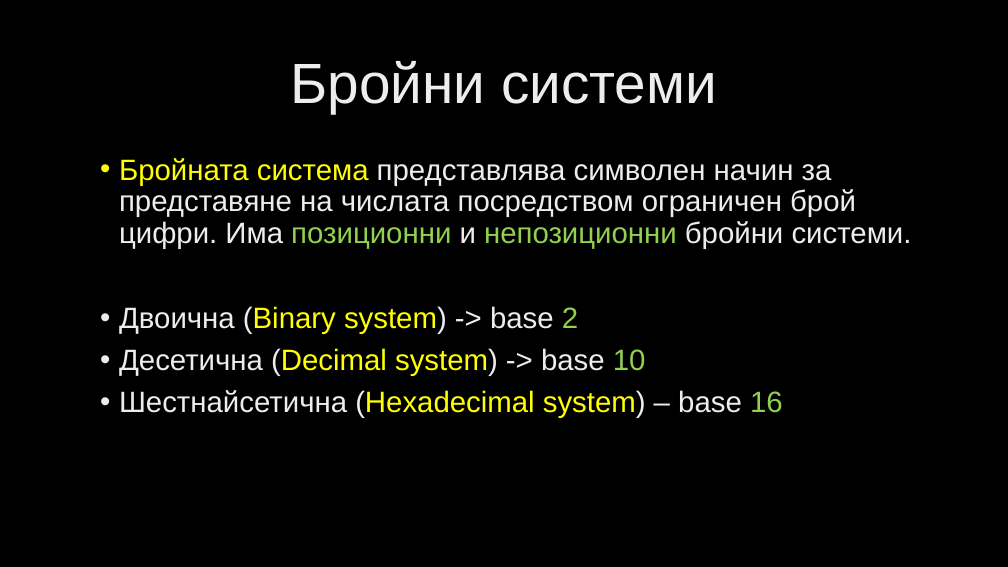
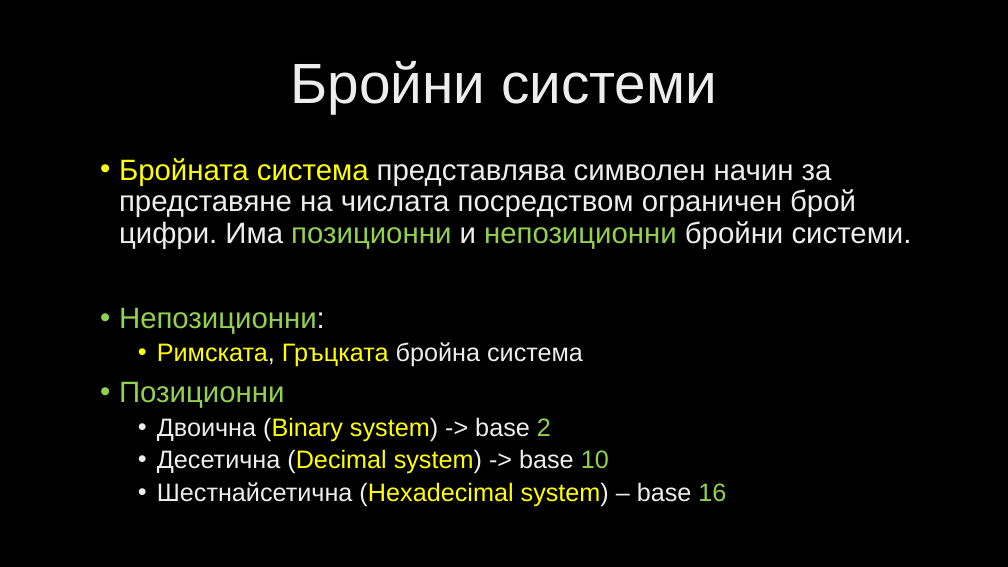
Before and after one commit to velizar92/CSharp-Programming-Presentations, a slide deck: slide 84 of C# Intermediate.pptx. Drawn at 1008x567 pixels with LibreOffice and Linux fonts; fonts in the diff are those of the drawing; background and template pictures are left out. Boxes give left, top, right and bottom in pixels: in the first picture for what was removed or moved away, otherwise in the second. Text is boxed around its words. In the diff, an @@ line names an element or a change of style, - is before the commit and + after.

```diff
--- a/C# Intermediate.pptx
+++ b/C# Intermediate.pptx
@@ text at [119,307,583,408]: paragraphs added @@
+• Непозиционни:
+  • Римската, Гръцката бройна система
+• Позиционни
@@ text at [157,417,726,506]: size 28 to 24 pt in "Двоична (Binary system) -> base 2", "Десетична (Decimal system) -> base 10", "Шестнайсетична (Hexadecimal system) – base 16"; list level 1 to 2 in "Двоична (Binary system) -> base ..."; list level 1 to 2 in "Десетична (Decimal system) -> base ..."; list level 1 to 2 in "Шестнайсетична (Hexadecimal system) – base ..." @@
```
Also in this commit, not shown: 2 other slides changed, 6 slides added.
